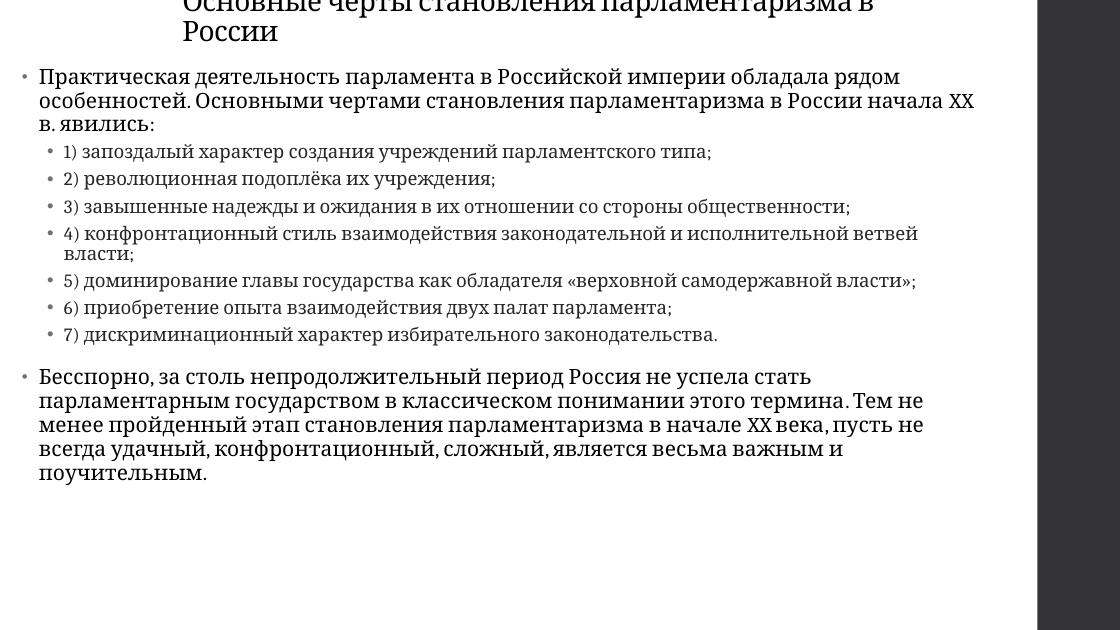
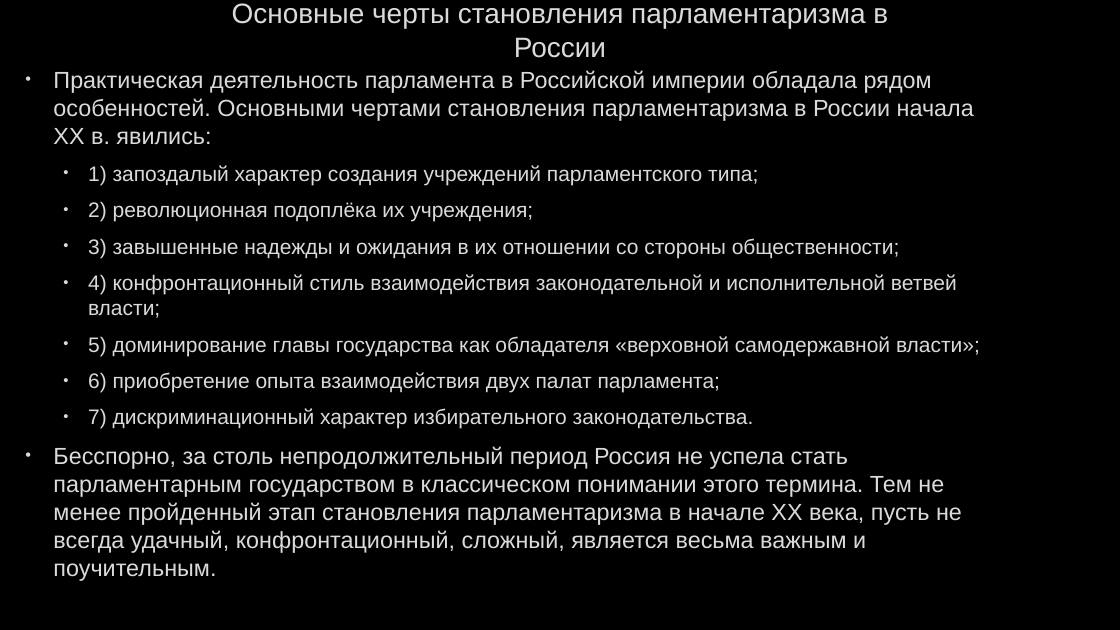
Before and after one commit to Ilyadevin/HW, a slide deck: slide 7 of History/Parliamentarism_In_Russia_Beggining.pptx. Drawn at 1120x630 pixels with LibreOffice and Linux fonts; fonts in the diff are those of the drawing; background and template pictures are left out. Boxes give left, top, right and bottom in pixels: in the first picture for what was removed or moved away, otherwise in the second. Text is boxed around its words. In the diff, an @@ line names an element or a change of style, - is before the commit and + after.

```diff
--- a/History/Parliamentarism_In_Russia_Beggining.pptx
+++ b/History/Parliamentarism_In_Russia_Beggining.pptx
@@ background #FFFFFF to picture (left out) @@
@@ title "Основные черты становления парламентаризма в ..." at box(232, 3, 888, 58): font Cambria to Arial, text colour #000000 to #DADADA, letter spacing -0.5 to 0 pt, letter outline none to #404040 0.75 pt; alignment left to centre; line spacing 0.9 to 1; vertical alignment bottom to middle @@
@@ rectangle removed at box(1038, 0, 1120, 630) @@
@@ text "Практическая деятельность парламента в Российской ..." at box(53, 70, 980, 581): size 18 to 20 pt, text colour #000000 to #DADADA, letter spacing 0.1 to 0 pt in "Практическая деятельность парламента в Российской империи об ...", "Бесспорно, за столь непродолжительный период Россия не ..."; font Cambria to Arial, letter outline none to #404040 0.75 pt; size 16 to 18 pt, text colour #262626 to #DADADA in "1) запоздалый характер создания учреждений парламентского ти ...", "2) революционная подоплёка их учреждения;", "3) завышенные надежды и ожидания в их ...", "4) конфронтационный стиль взаимодействия законодательной и и ..." and 3 more places; indent changed; line spacing 0.95 to 1; less space between paragraphs; bullet colour #6F6F74 to #DADADA; line spacing 0.9 to 1; more space between paragraphs @@
```
Also in this commit, not shown: 8 other slides changed.
